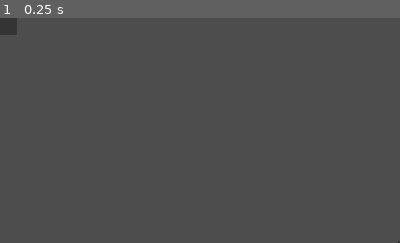
Above: before the commit, frame 1.
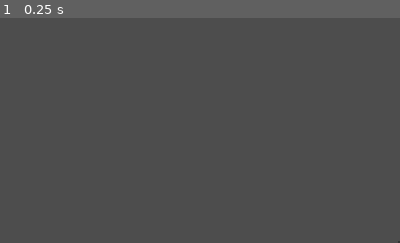
Above: after the commit, the same moment.

Repository: MortalSecond/526h-game
Game: Godot game, scene res://scenes/main.tscn
Same seed, same stepped clock (60 frames per second), same inputs: the game is played once before the commit and once after it.
Inputs:
- Up to frame 1 (0.25 s): no input
The pictures show only the part of the screen within x 0-50%, y 0-50%; the shares and areas given below are measured in that part.

The runs differ from the first frame. In frame 1, 0.3% of the frame differs, in the area x 0-5%, y 0-8%.

Commit message:
Remove vestigial nodes.

Diff:
--- a/scenes/ui/interaction_menu.tscn
+++ b/scenes/ui/interaction_menu.tscn
@@ -2,26 +2,6 @@
 
 [ext_resource type="Script" uid="uid://uudchljhywrg" path="res://scenes/ui/interaction_menu.gd" id="1_vt4i5"]
 
-[sub_resource type="StyleBoxFlat" id="StyleBoxFlat_cwmww"]
-bg_color = Color(0, 0, 0, 0.3254902)
-border_width_left = 2
-border_width_top = 2
-border_width_right = 2
-border_width_bottom = 2
-border_color = Color(10.02, 10.02, 10.02, 1)
-
 [node name="InteractionMenu" type="CanvasLayer" unique_id=655781204]
 layer = 99
 script = ExtResource("1_vt4i5")
-
-[node name="ButtonControl" type="Control" parent="." unique_id=750735549]
-layout_mode = 3
-anchors_preset = 0
-offset_right = 40.0
-offset_bottom = 40.0
-
-[node name="CirclePanel" type="Panel" parent="ButtonControl" unique_id=1181330535]
-layout_mode = 0
-offset_right = 40.0
-offset_bottom = 40.0
-theme_override_styles/panel = SubResource("StyleBoxFlat_cwmww")
